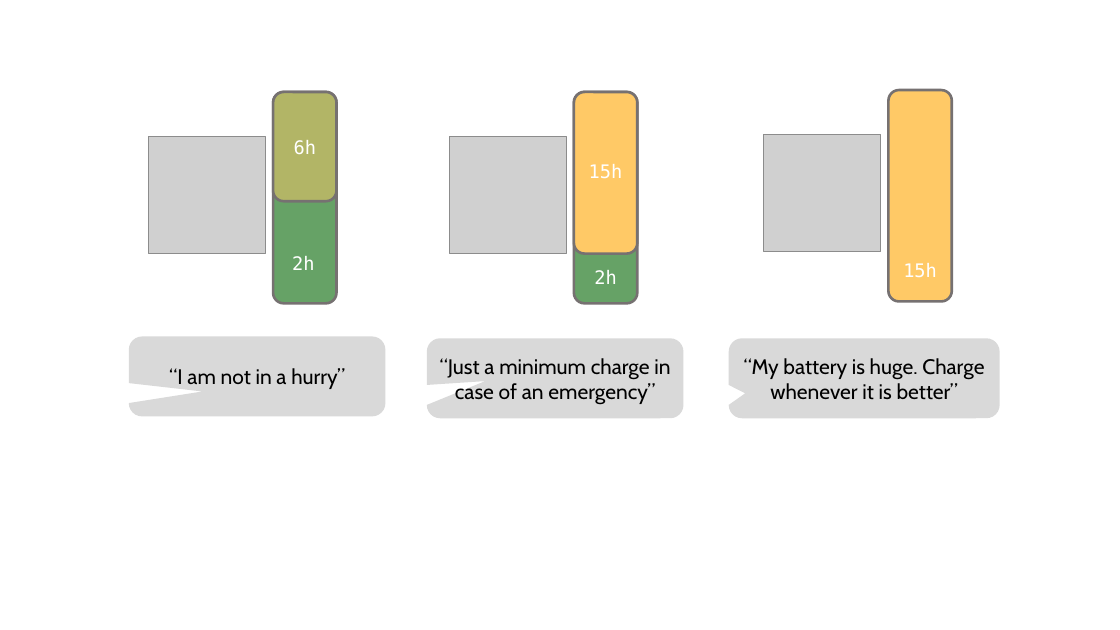
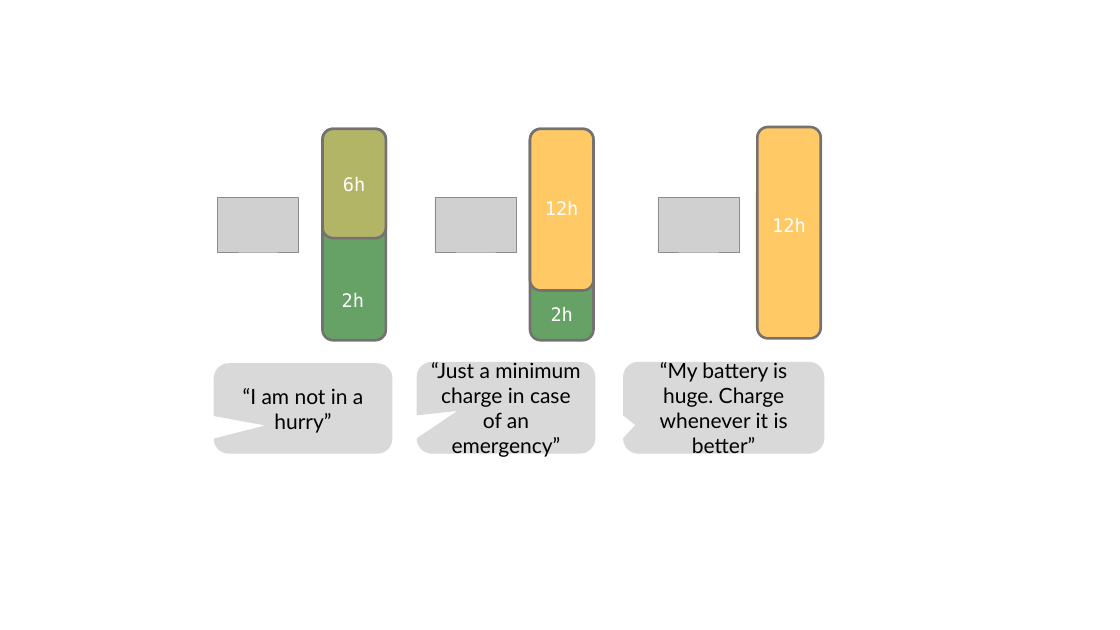
Before and after one commit to cvmartin/eflows.site, a slide deck: slide 9 of support/support_eflows.pptx. Drawn at 1120x630 pixels with LibreOffice and Linux fonts; fonts in the diff are those of the drawing; grey boxes stand for pictures. Boxes give left, top, right and bottom in pixels: in the first picture for what was removed or moved away, otherwise in the second. Text is boxed around its words. In the diff, an @@ line names an element or a change of style, - is before the commit and + after.

```diff
--- a/support/support_eflows.pptx
+++ b/support/support_eflows.pptx
@@ picture removed at (x1=149, y1=136, x2=266, y2=254) @@
@@ 2 texts, 2 rounded rectangles moved together from (x1=273, y1=92, x2=336, y2=303) to (x1=323, y1=129, x2=386, y2=340) @@
@@ picture removed at (x1=450, y1=136, x2=567, y2=254) @@
@@ 2 rounded rectangles, 1 text moved together from (x1=574, y1=92, x2=637, y2=303) to (x1=530, y1=129, x2=593, y2=340) @@
@@ rounded rectangle moved from (x1=889, y1=90, x2=952, y2=302) to (x1=758, y1=127, x2=821, y2=339) @@
@@ picture removed at (x1=764, y1=134, x2=881, y2=252) @@
@@ picture added at (x1=218, y1=198, x2=299, y2=252) @@
@@ picture added at (x1=435, y1=198, x2=517, y2=252) @@
@@ text at (x1=545, y1=201, x2=579, y2=215): text changed @@
-15h
+12h
@@ picture added at (x1=658, y1=198, x2=739, y2=252) @@
@@ text at (x1=772, y1=218, x2=806, y2=232): text changed @@
-15h
+12h
@@ rounded speech box "“I am not in a ..." resized from (x1=129, y1=336, x2=386, y2=416) to (x1=213, y1=363, x2=392, y2=454) @@
@@ rounded speech box "“Just a minimum charge in ..." resized from (x1=427, y1=339, x2=684, y2=418) to (x1=417, y1=362, x2=596, y2=454) @@
@@ font Cabin to Lato in 3 elements at (x1=417, y1=362, x2=596, y2=454), (x1=213, y1=363, x2=392, y2=454), (x1=623, y1=362, x2=825, y2=454) @@
@@ rounded speech box "“My battery is huge. Charge ..." resized from (x1=729, y1=339, x2=1001, y2=418) to (x1=623, y1=362, x2=825, y2=454) @@
```
Also in this commit, not shown: 3 other slides changed, 1 slide added, 8 other files.
